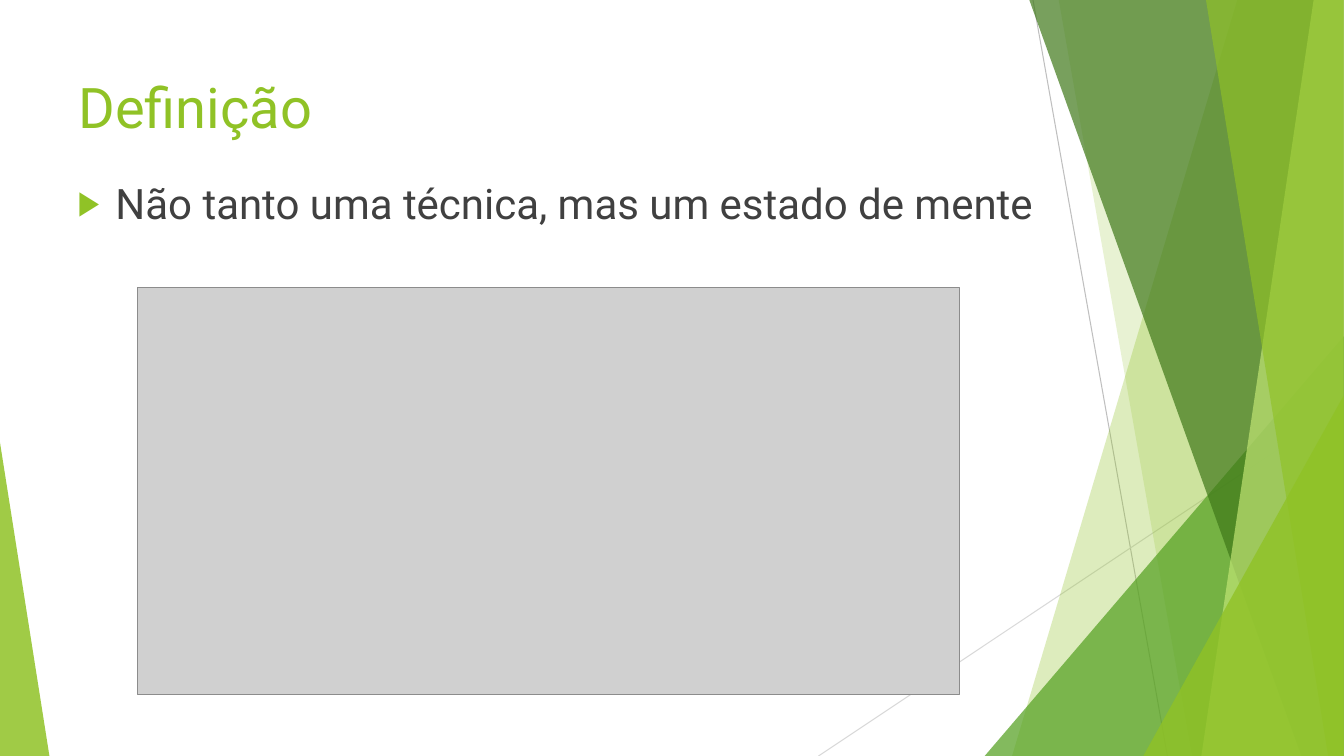
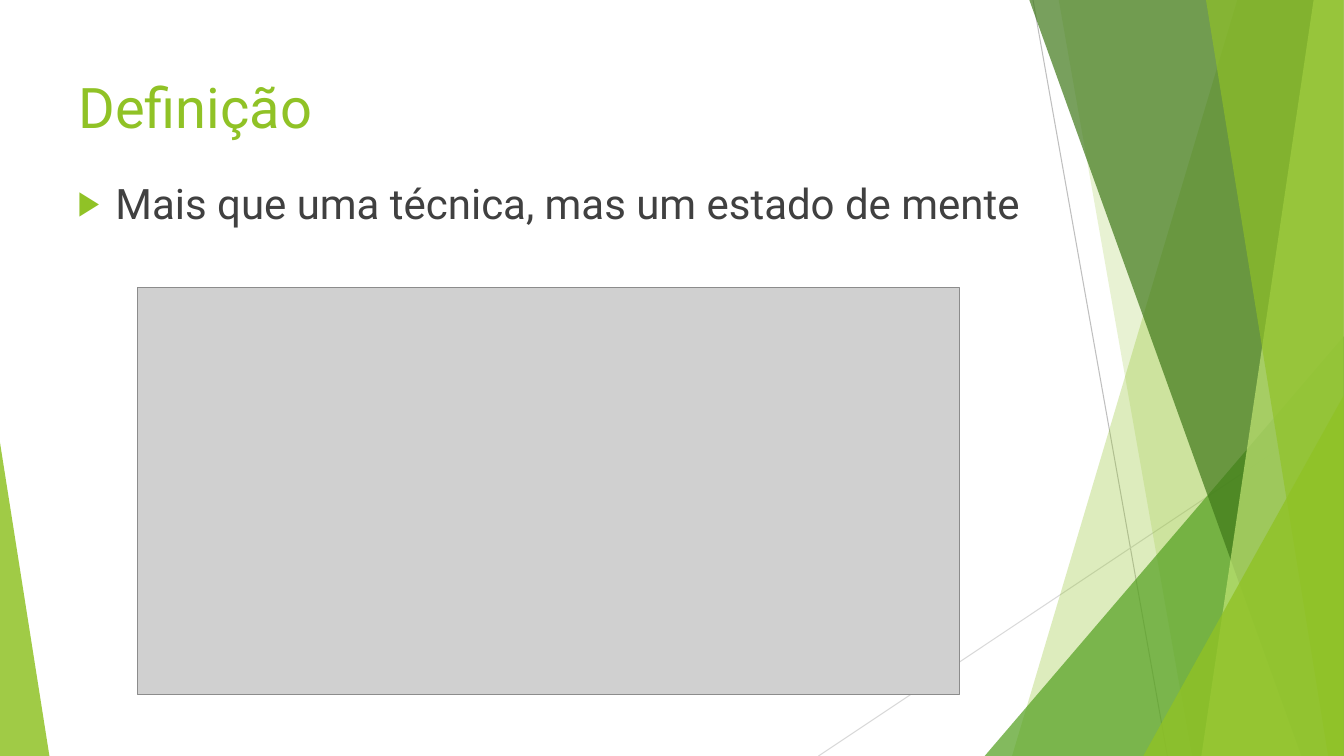
Before and after one commit to sdifiore/EngSoft, a slide deck: slide 2 of Programação em Par.pptx. Drawn at 1344x756 pixels with LibreOffice and Linux fonts; fonts in the diff are those of the drawing; grey boxes stand for pictures. Boxes give left, top, right and bottom in pixels: in the first picture for what was removed or moved away, otherwise in the second. Text is boxed around its words. In the diff, an @@ line names an element or a change of style, - is before the commit and + after.

```diff
--- a/Programação em Par.pptx
+++ b/Programação em Par.pptx
@@ text at [115, 187, 1019, 228]: text changed @@
-▶ Não tanto uma técnica, mas um estado de mente
+▶ Mais que uma técnica, mas um estado de mente
```
Also in this commit, not shown: 4 other slides changed, 3 slides added, 3 slides removed.
